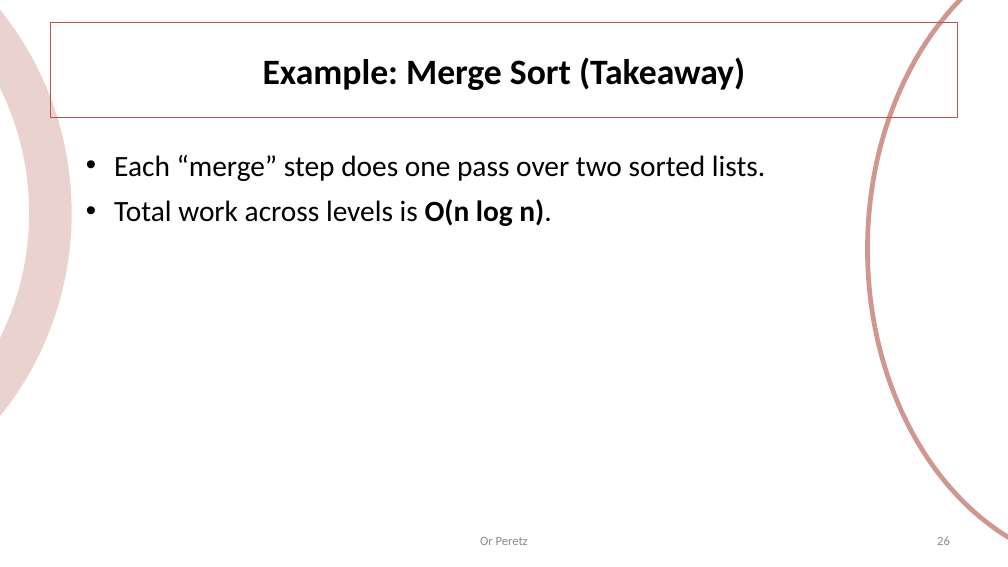
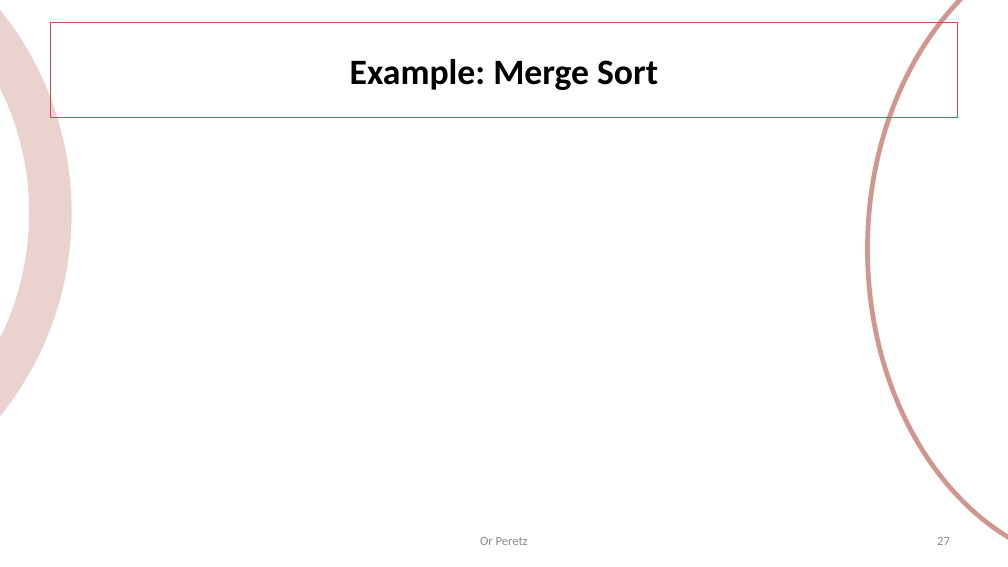
Before and after one commit to OrPerets/data-engineering-course, a slide deck: slide 27 of build/03-distributed-dbs.pptx (slide 26 before the commit). Drawn at 1008x567 pixels with LibreOffice and Linux fonts; fonts in the diff are those of the drawing; grey boxes stand for pictures. Boxes give left, top, right and bottom in pixels: in the first picture for what was removed or moved away, otherwise in the second. Text is boxed around its words. In the diff, an @@ line names an element or a change of style, - is before the commit and + after.

```diff
--- a/build/03-distributed-dbs.pptx
+++ b/build/03-distributed-dbs.pptx
@@ title at (350, 59, 658, 90): text changed @@
-Example: Merge Sort (Takeaway)
+Example: Merge Sort
@@ text removed at (114, 155, 765, 226) @@
-• Each “merge” step does one pass over two sorted lists.
-• Total work across levels is O(n log n).
@@ page number at (937, 537, 950, 545): text changed @@
-26
+27
```
Also in this commit, not shown: 13 other slides changed, 24 slides added, 16 slides removed, 24 other files.
